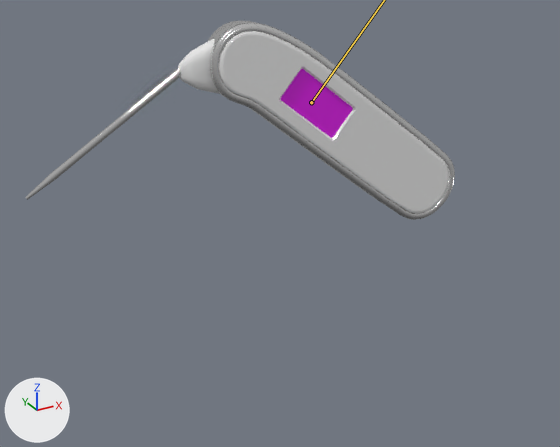
The glTF model Pages/import-oversight/Assets/Models/thermometer.gltf: old version first, new version second.
Camera for both pictures: a camera (50 mm lens) standing at (0.0026, -0.1276, 0.065) and looking at (0.0623, -0.0192, 0.0108). Every picture has the same lights, and +X, +Y and +Z are marked at lower left. Both versions are drawn at frame 117 of the action 'tempAnim'; the numbers are the values there. The bones that bend it are drawn over the model as lines.

Objects in the first picture: 'mk_thermometer', 'mk_thermometerScreen'.
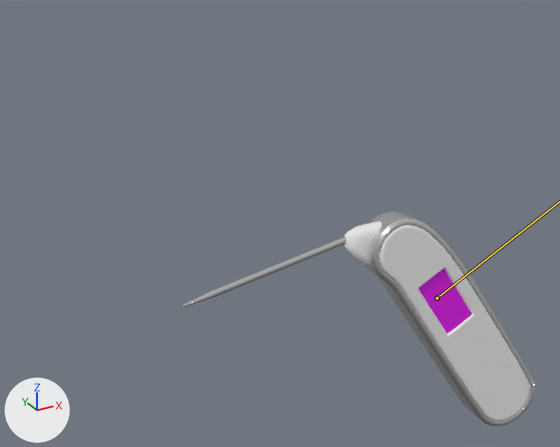
Where the change shows, as pixel boxes [x1, y1, x2, y2] in the pictures (560 x 447 px):
'mk_thermometer', posed (18% narrower, 7% taller)
    before: [25, 21, 455, 220]
    after: [183, 212, 534, 426]
'mk_thermometerScreen', posed
    before: [281, 69, 353, 138]
    after: [419, 269, 472, 333]

Diff of the bpy script that builds the scene:
```diff
--- a/Pages/import-oversight/Assets/Models/thermometer.gltf.py
+++ b/Pages/import-oversight/Assets/Models/thermometer.gltf.py
@@ bone_bone @@
 bone_bone = bpy.data.objects['mk_thermometer_rig'].pose.bones['Bone']
-bone_bone.location = (0.0212, -0.0571, 0.1588)
-bone_bone.rotation_quaternion = (0.767, 0.153, 0.603, 0.157)  # degrees (62, 61, 62)
+bone_bone.location = (0.0113, -0.0891, 0.1903)
+bone_bone.rotation_quaternion = (0.745, 0.288, 0.541, 0.264)  # degrees (71, 41, 69)
```
